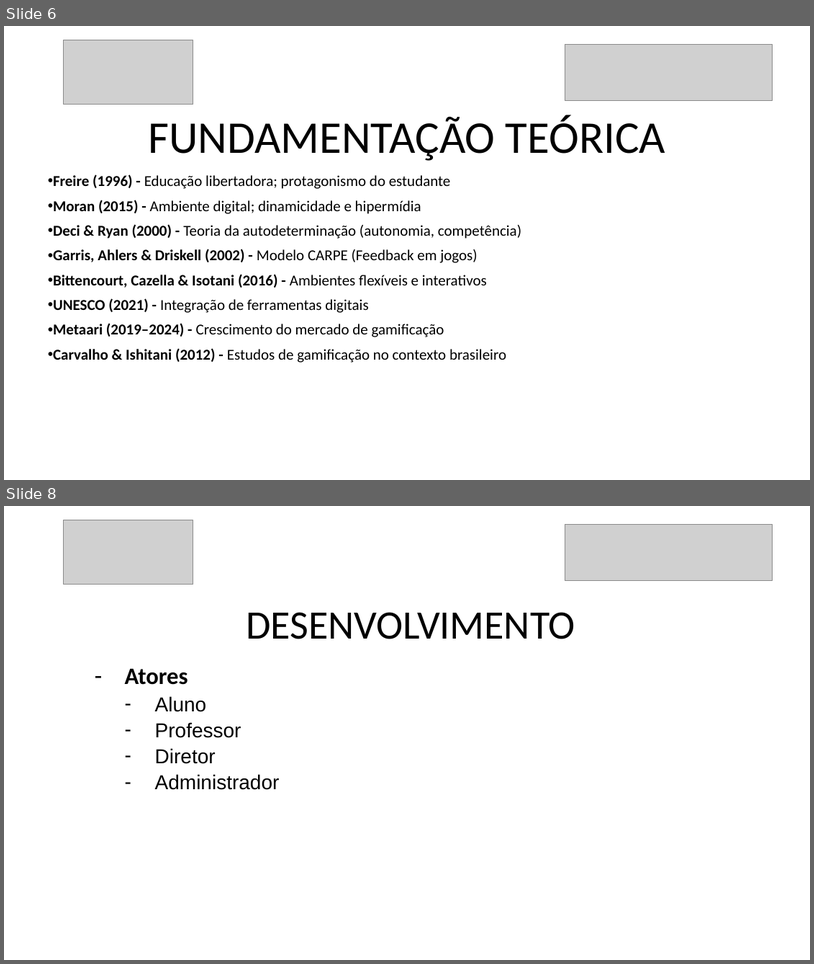
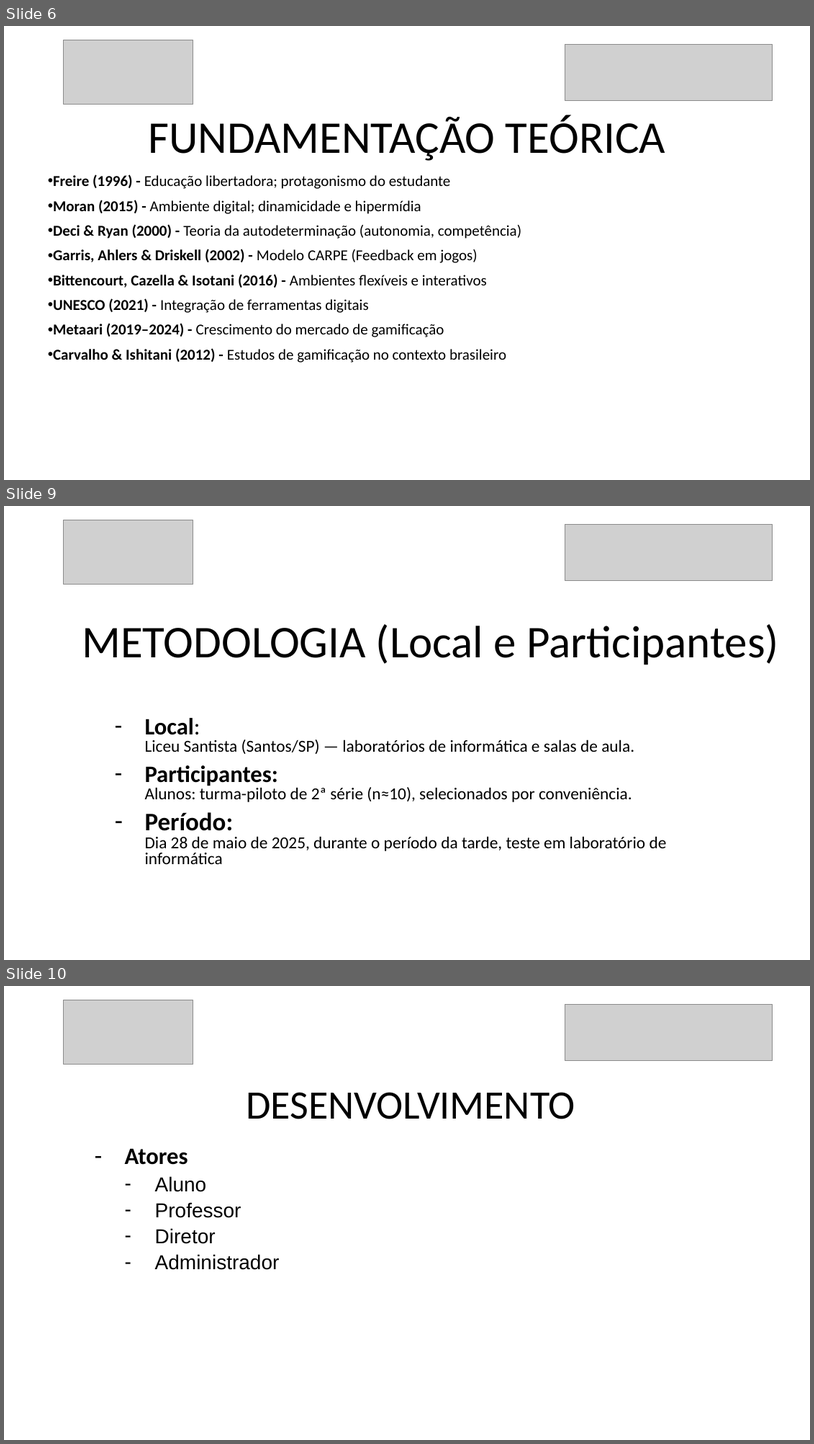
Before and after one commit to danilovaz7/curso-tecnico, a slide deck: liceu/3semestre/projeto integrador/tcc slide.pptx. Shown one above the other, each under a label of ours: slides 6 and 8 before the commit, slides 6, 9 and 10 after it; the slides between them are not shown. The pictures are 814x964 and 814x1444 pixels, drawn with LibreOffice and Linux fonts; fonts in the diff are those of the drawing; grey boxes stand for pictures. Boxes give left, top, right and bottom in pixels: in the first picture for what was removed or moved away, otherwise in the second. Text is boxed around its words. In the diff, an @@ line names an element or a change of style, - is before the commit and + after.

Commit message:
parte de metodologia !pronta!, mas ainda falta dirar duvidas e fazer as discussoes e conclusao

```diff
--- a/liceu/3semestre/projeto integrador/tcc slide.pptx
+++ b/liceu/3semestre/projeto integrador/tcc slide.pptx
@@ slide 9 added at bbox=[4, 506, 810, 960], background #FFFFFF @@
@@ picture added at bbox=[64, 520, 193, 584] @@
@@ picture added at bbox=[566, 524, 774, 580] @@
@@ title added at bbox=[82, 624, 779, 664], 54 pt, text #000000 @@
+METODOLOGIA (Local e Participantes)
@@ subtitle added at bbox=[145, 718, 667, 864], 20 pt, text #000000 @@
+– Local:
+  Liceu Santista (Santos/SP) — laboratórios de informática e salas de aula.
+– Participantes:
+  Alunos: turma-piloto de 2ª série (n≈10), selecionados por conveniência.
+– Período:
+  Dia 28 de maio de 2025, durante o período da tarde, teste em laboratório de informática
@@ what was slide 8 is now slide 10 @@
```
Also in this commit, not shown: 2 slides changed, 2 other slides added.
